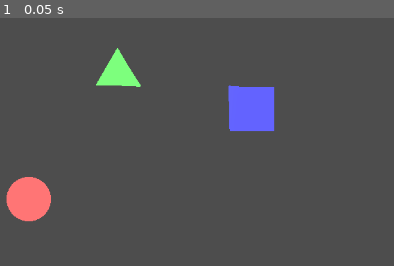
Above: before the commit, frame 1.
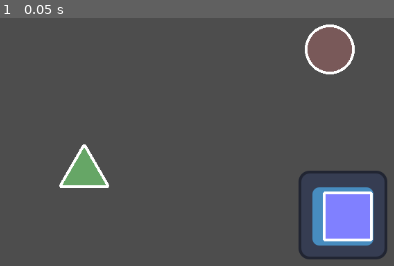
Above: after the commit, the same moment.

Repository: cookie1170/fancy-sdf-thingy
Game: Godot game, scene res://main.tscn
The game is run twice, just before and just after one commit, with the same random seed, the same clock (stepped at 60 frames per second) and the same inputs. The project has no main scene, so this scene is started directly. The engine's default icon, where the game draws it, is replaced by a stand-in: a white triangle on a blue panel in a dark square.
Inputs:
- Up to frame 1 (0.05 s): no input

The runs differ from the first frame. In frame 1, 13% of the frame differs, in the area x 1-99%, y 2-98%.

Commit message:
outlines and transparency :comfy

Diff:
--- a/main.tscn
+++ b/main.tscn
@@ -1,18 +1,21 @@
-[gd_scene load_steps=5 format=3 uid="uid://chqv67l4gnyq0"]
+[gd_scene load_steps=6 format=3 uid="uid://chqv67l4gnyq0"]
 
 [ext_resource type="Shader" uid="uid://chifm35qx6xv5" path="res://screen_shader.gdshader" id="1_h2yge"]
 [ext_resource type="Script" uid="uid://dj8stq4ovgpht" path="res://screen.gd" id="2_1bvp3"]
 [ext_resource type="Script" uid="uid://c76jxbt5ln1fx" path="res://shape.gd" id="3_lquwl"]
+[ext_resource type="Texture2D" uid="uid://cwnhpkr2truuq" path="res://icon.svg" id="4_1bvp3"]
 
 [sub_resource type="ShaderMaterial" id="ShaderMaterial_0e48y"]
 shader = ExtResource("1_h2yge")
 shader_parameter/bg_color = Color(1, 1, 1, 0)
 shader_parameter/resolution = Vector2(1152, 648)
+shader_parameter/outline_color = Color(1, 1, 1, 1)
+shader_parameter/outline_width = 4.0
 shader_parameter/smoothing_amount = 40.0
 shader_parameter/shape_indices = PackedInt32Array(0, 1, 2)
 shader_parameter/shape_sizes = PackedFloat32Array(32, 32, 32)
-shader_parameter/positions = Array[Vector2]([Vector2(164, 449), Vector2(292, 267), Vector2(486, 319)])
-shader_parameter/colors = PackedColorArray(1, 0.46, 0.46, 1, 0.49, 1, 0.49, 1, 0.39, 0.39, 1, 1)
+shader_parameter/positions = Array[Vector2]([Vector2(598, 233), Vector2(244, 411), Vector2(624, 474)])
+shader_parameter/shape_colors = PackedColorArray(1, 0.5, 0.5, 0.247059, 0.5, 1, 0.5, 0.498039, 0.5, 0.5, 1, 1)
 
 [node name="Main" type="Node2D"]
 metadata/_edit_lock_ = true
@@ -32,18 +35,23 @@
 metadata/_edit_lock_ = true
 
 [node name="ShapeOne" type="Marker2D" parent="." node_paths=PackedStringArray("color_rect")]
-position = Vector2(164, 449)
+position = Vector2(598, 233)
 script = ExtResource("3_lquwl")
 color_rect = NodePath("../CanvasLayer/ColorRect")
 
 [node name="ShapeTwo" type="Marker2D" parent="." node_paths=PackedStringArray("color_rect")]
-position = Vector2(292, 267)
+position = Vector2(244, 411)
 script = ExtResource("3_lquwl")
 index = 1
 color_rect = NodePath("../CanvasLayer/ColorRect")
 
 [node name="ShapeThree" type="Marker2D" parent="." node_paths=PackedStringArray("color_rect")]
-position = Vector2(486, 319)
+position = Vector2(624, 474)
 script = ExtResource("3_lquwl")
 index = 2
 color_rect = NodePath("../CanvasLayer/ColorRect")
+
+[node name="Icon" type="Sprite2D" parent="."]
+position = Vector2(617, 472)
+texture = ExtResource("4_1bvp3")
+metadata/_edit_lock_ = true
--- a/screen_shader.gdshader
+++ b/screen_shader.gdshader
@@ -2,6 +2,8 @@
 
 uniform vec4 bg_color : source_color;
 uniform vec2 resolution = vec2(1152.0, 648.0);
+uniform vec4 outline_color : source_color;
+uniform float outline_width;
 uniform float smoothing_amount;
 /**
 * 0 - circle
@@ -11,7 +13,7 @@
 uniform int[3] shape_indices;
 uniform float[3] shape_sizes;
 uniform vec2[3] positions;
-uniform vec3[3] colors : source_color;
+uniform vec4[3] shape_colors : source_color;
 
 /*
 math
@@ -26,15 +28,18 @@
 	return (a < b) ? vec2(a - s, m) : vec2(b - s, 1.0 - m);
 }
 
-vec4 smin_from_array(vec4[3] array) {
-	vec4 min_value = array[0];
-	for (int i = 1; i < array.length(); i++)
+float smin_from_array(float[3] value_array, vec4[3] color_array, out vec4 color) {
+	float min_value = value_array[0];
+	vec4 min_color = color_array[0];
+	for (int i = 1; i < value_array.length(); i++)
 	{
-		vec4 value = array[i];
-		vec2 smin_result = smin(min_value.w, value.w, smoothing_amount);
-		min_value.rgb = mix(min_value.rgb, colors[i], smin_result.y);
-		min_value.w = smin_result.x;
+		float value = value_array[i];
+		vec4 color = color_array[i];
+		vec2 smin_result = smin(min_value, value, smoothing_amount);
+		min_color = mix(min_color, shape_colors[i], smin_result.y);
+		min_value = smin_result.x;
 	}
+	color = min_color;
 	return min_value;
 }
 
@@ -54,46 +59,50 @@
 	return -length(pos) * sign(pos.y);
 }
 
-float box_sdf(vec2 pos, vec2 shape_pos, vec2 b )
+float box_sdf(vec2 pos, vec2 shape_pos, vec2 size)
 {
 	pos -= shape_pos;
-	vec2 d = abs(pos) - b;
+	vec2 d = abs(pos) - size;
 	return length(max(d, 0.0)) + min(max(d.x, d.y), 0.0);
 }
 
-float sdf(vec2 pos, out vec3 color) {
-	vec4[3] shapes;
+float sdf(vec2 pos, out vec4 color) {
+	float[3] values;
+	vec4[3] colors;
 	for (int i = 0; i <= positions.length(); i++) {
 		switch (shape_indices[i])
 		{
 			case 0: {
-				shapes[i].w = circle_sdf(positions[i], pos, shape_sizes[i]);
-				shapes[i].xyz = colors[i];
+				values[i] = circle_sdf(positions[i], pos, shape_sizes[i]);
+				colors[i] = shape_colors[i];
 				break;
 			}
 			case 1: {
-				shapes[i].w = triangle_sdf(positions[i], pos, shape_sizes[i]);
-				shapes[i].xyz = colors[i];
+				values[i] = triangle_sdf(positions[i], pos, shape_sizes[i]);
+				colors[i] = shape_colors[i];
 				break;
 			}
 			case 2: {
-				shapes[i].w = box_sdf(positions[i], pos, vec2(shape_sizes[i]));
-				shapes[i].xyz = colors[i];
+				values[i] = box_sdf(positions[i], pos, vec2(shape_sizes[i]));
+				colors[i] = shape_colors[i];
 				break;
 			}
 		}
 	}
-	vec4 smin_result = smin_from_array(shapes);
-	color = smin_result.rgb;
-	return smin_result.w;
+	vec4 color_result;
+	float smin_result = smin_from_array(values, colors, color_result);
+	color = color_result;
+	return smin_result;
 }
 
 void fragment() {
 	vec2 uv = UV * resolution;
 
-	vec3 color;
+	vec4 color;
 	float sdf_result = sdf(uv, color);
 	float dist = sdf_result;
-
-	COLOR = mix(vec4(color, 1), bg_color, step(0.0001, dist));
+	if (dist > 0.0001 && dist <= outline_width) {
+		COLOR = outline_color;
+	} else
+	COLOR = mix(color, bg_color, step(0.0001, dist));
 }
